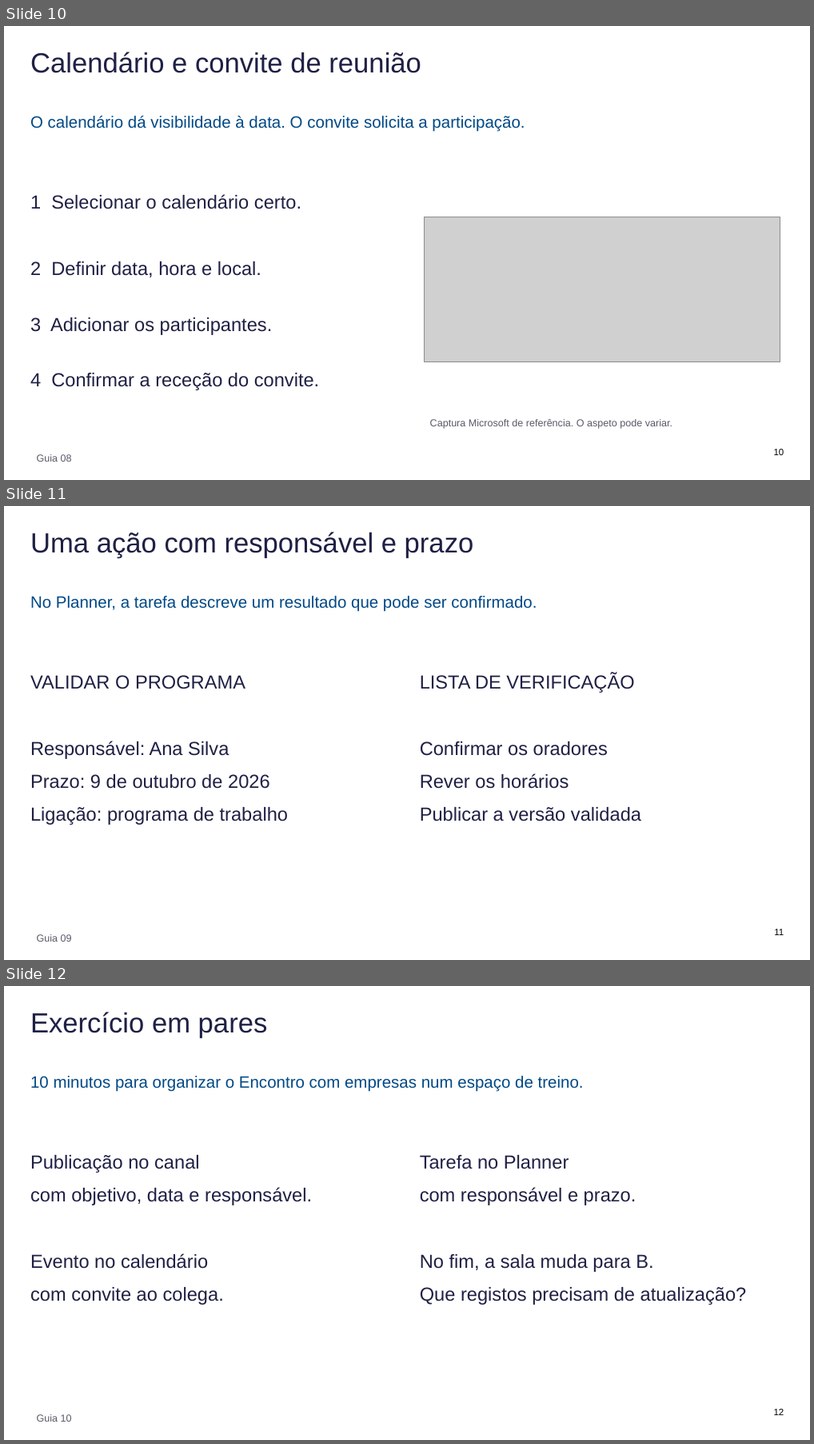
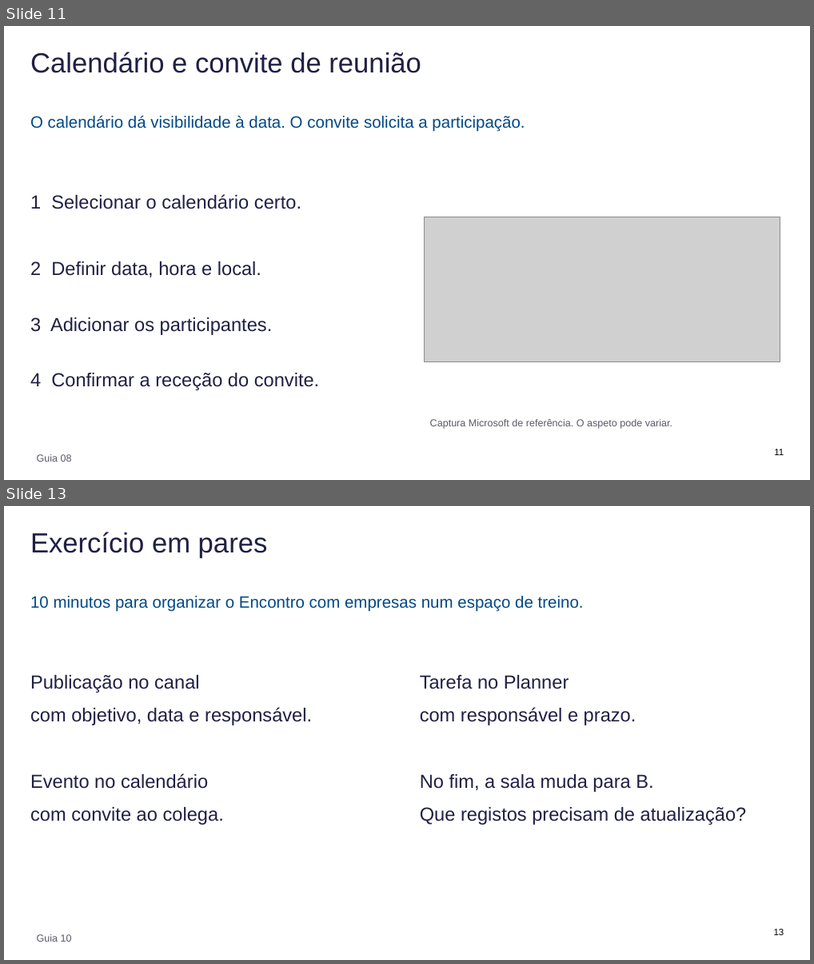
Before and after one commit to mpspmf/AIP-Tuturials, a slide deck: ASTRA/AIP_Apresentacao.pptx. Shown one above the other, each under a label of ours: slides 10, 11 and 12 before the commit, slides 11 and 13 after it; the slides between them are not shown. The pictures are 814x1444 and 814x964 pixels, drawn with LibreOffice and Linux fonts; fonts in the diff are those of the drawing; grey boxes stand for pictures. Boxes give left, top, right and bottom in pixels: in the first picture for what was removed or moved away, otherwise in the second. Text is boxed around its words. In the diff, an @@ line names an element or a change of style, - is before the commit and + after.

```diff
--- a/ASTRA/AIP_Apresentacao.pptx
+++ b/ASTRA/AIP_Apresentacao.pptx
@@ slide 11 removed at [4,506,810,960], background #FFFFFF @@
@@ title removed at [30,532,474,558] @@
-Uma ação com responsável e prazo
@@ text removed at [30,596,537,612] @@
-No Planner, a tarefa descreve um resultado que pode ser confirmado.
@@ text removed at [420,673,642,821] @@
-LISTA DE VERIFICAÇÃO
-Confirmar os oradores
-Rever os horários
-Publicar a versão validada
@@ text removed at [30,675,288,824] @@
-VALIDAR O PROGRAMA
-Responsável: Ana Silva
-Prazo: 9 de outubro de 2026
-Ligação: programa de trabalho
@@ text removed at [37,934,72,941] @@
-Guia 09
@@ page number removed at [774,928,784,935] @@
-11
@@ what was slide 10 is now slide 11 @@
@@ page number at [774,448,784,455]: text changed @@
-10
+11
@@ what was slide 12 is now slide 13 @@
@@ page number at [774,928,785,935]: text changed @@
-12
+13
```
Also in this commit, not shown: 1 slide changed, 13 slides added, 7 other slides removed, 6 other files.
